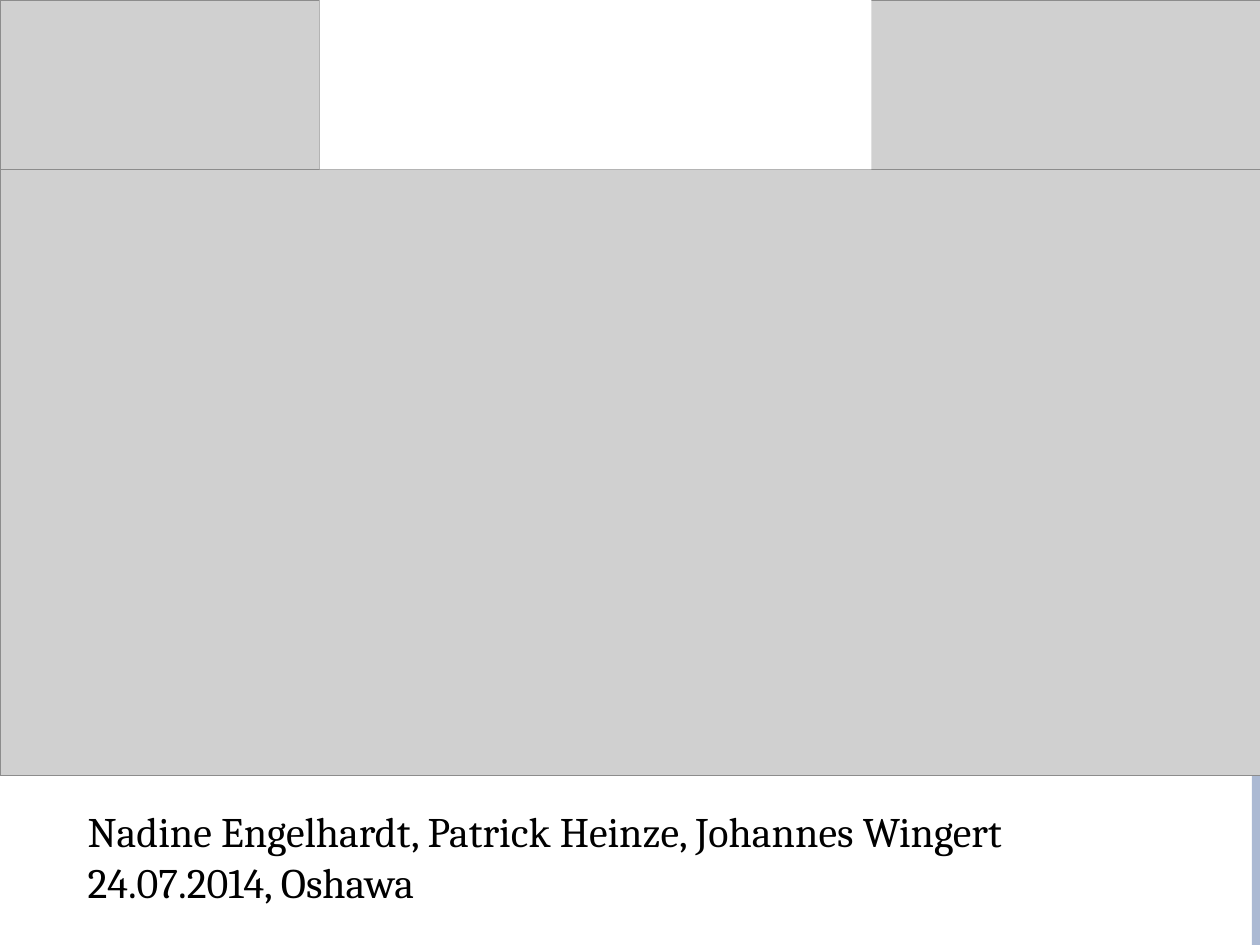
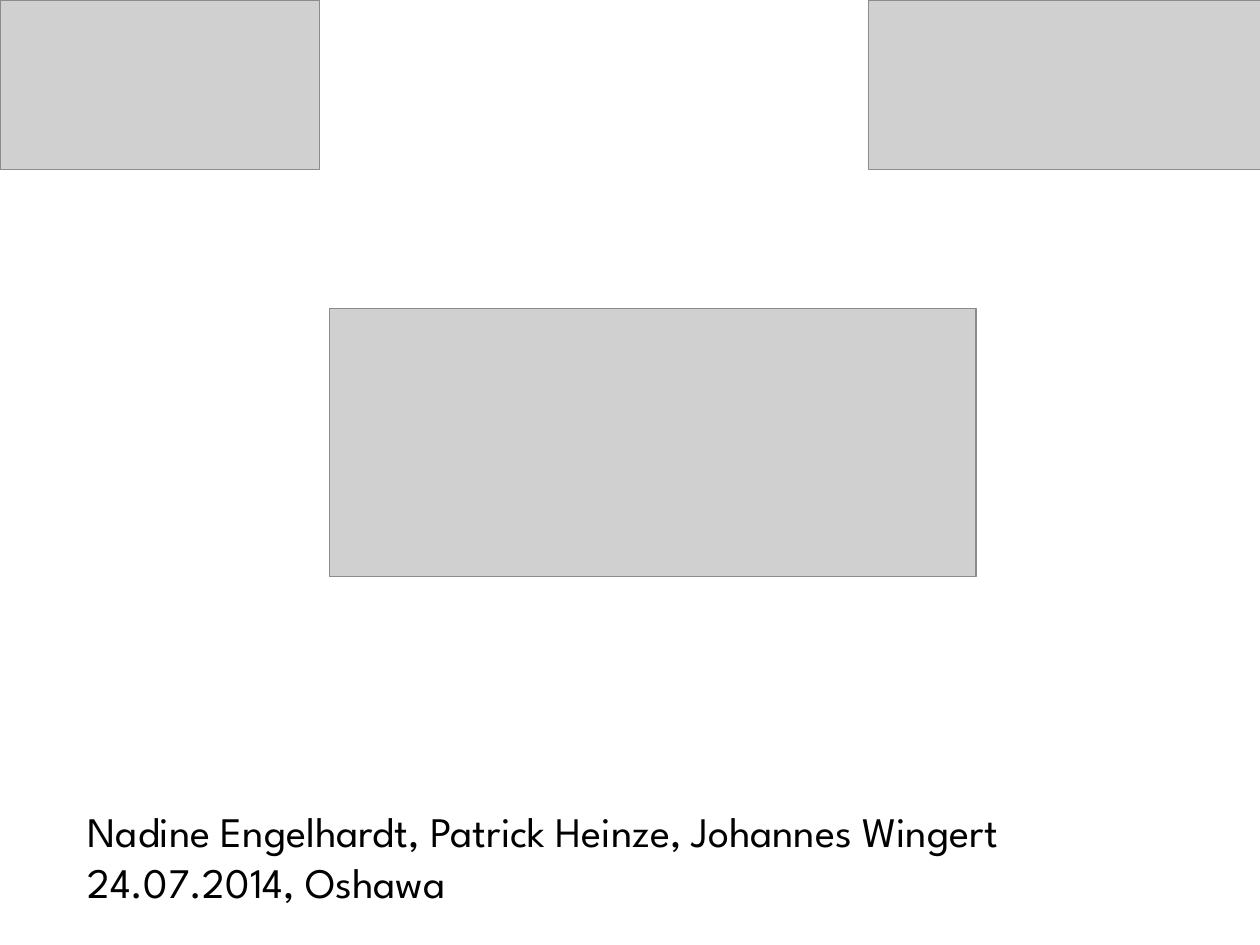
Before and after one commit to WYSIWYG-Fan/PrAct, a slide deck: slide 1 of Presentation.pptx. Drawn at 1260x945 pixels with LibreOffice and Linux fonts; fonts in the diff are those of the drawing; grey boxes stand for pictures; background and template pictures are left out. Boxes give left, top, right and bottom in pixels: in the first picture for what was removed or moved away, otherwise in the second. Text is boxed around its words. In the diff, an @@ line names an element or a change of style, - is before the commit and + after.

Commit message:
presentation update 2

```diff
--- a/Presentation.pptx
+++ b/Presentation.pptx
@@ line removed from (15, 0) to (15, 945) @@
@@ rectangle removed at [38,0,52,945] @@
@@ rectangle removed at [53,0,137,945] @@
@@ line removed from (117, 0) to (117, 945) @@
@@ line removed from (126, 0) to (126, 945) @@
@@ rectangle removed at [136,0,161,945] @@
@@ line removed from (147, 0) to (147, 945) @@
@@ rectangle removed at [158,0,189,945] @@
@@ rectangle removed at [168,0,178,945] @@
@@ line removed from (238, 0) to (238, 945) @@
@@ rectangle removed at [320,0,872,169] @@
@@ line removed from (1256, 0) to (1256, 945) @@
@@ picture removed at [0,169,1260,775] @@
@@ picture added at [330,309,976,577] @@
@@ rectangle: place and size @@
-rectangle at [0,772,552,945]
+rectangle at [0,772,1260,945]
@@ rectangle at [0,772,1260,945]: fill #FFFFFF to #FFFFFF at 52% opacity @@
@@ ellipse removed at [150,759,169,777] @@
@@ text "Nadine Engelhardt, Patrick Heinze, Johannes ..." at [88,818,998,903]: font Cambria to League Spartan @@
```
Also in this commit, not shown: 7 other slides changed.
